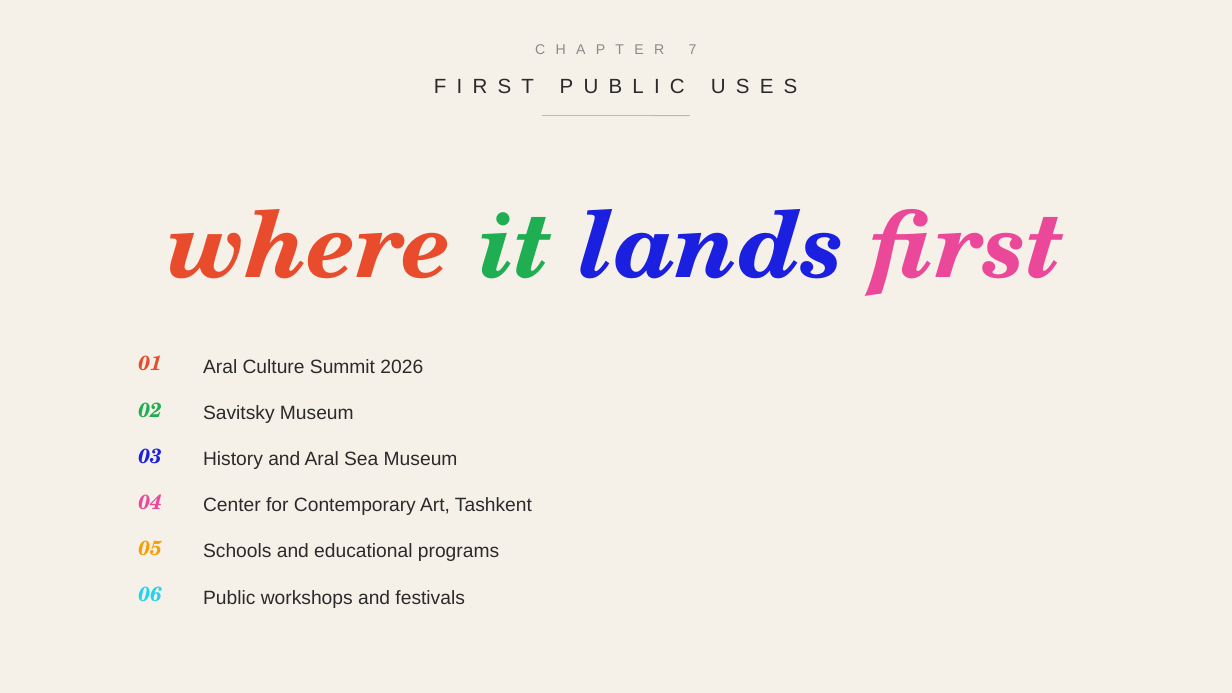
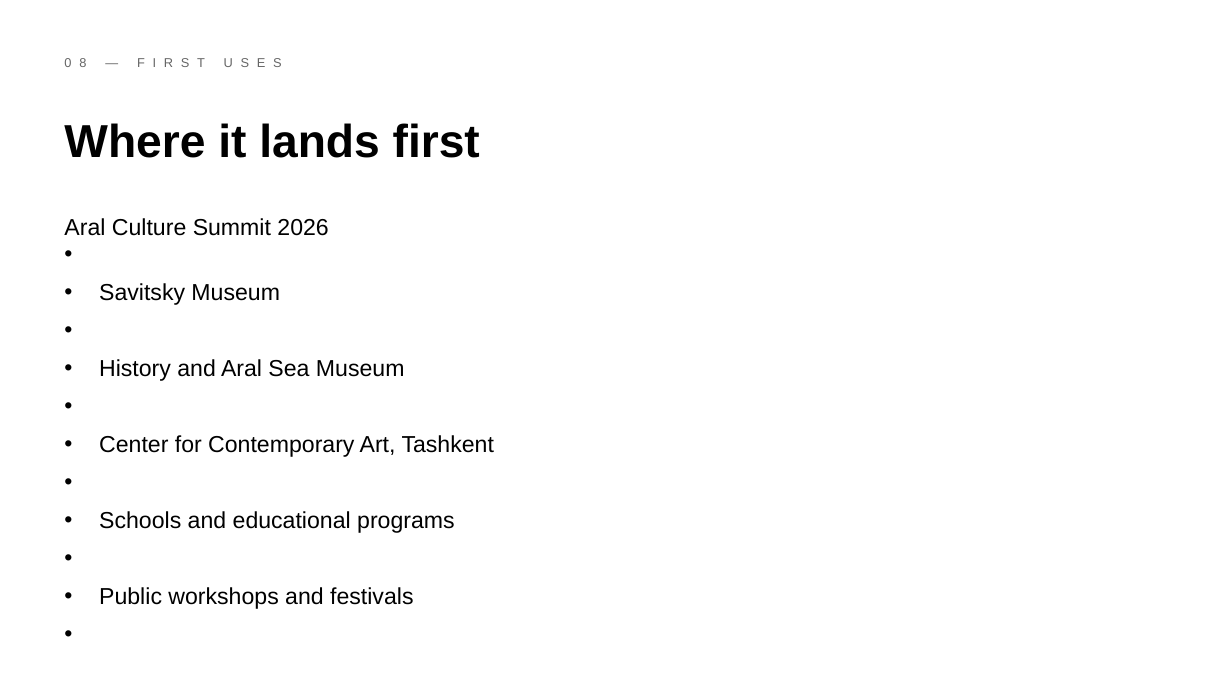
Before and after one commit to timateus/aral3d, a slide deck: slide 8 of public/aral3d-presentation.pptx. Drawn at 1232x693 pixels with LibreOffice and Linux fonts; fonts in the diff are those of the drawing. Boxes give left, top, right and bottom in pixels: in the first picture for what was removed or moved away, otherwise in the second. Text is boxed around its words. In the diff, an @@ line names an element or a change of style, - is before the commit and + after.

```diff
--- a/public/aral3d-presentation.pptx
+++ b/public/aral3d-presentation.pptx
@@ background #F5F0E8 to #FFFFFF @@
@@ text at (55, 46, 1177, 79): text changed; size 16 to 10 pt; text colour #2B2B2B to #666666 @@
-FIRST PUBLIC USES
+08 — FIRST USES
@@ text removed at (689, 44, 697, 54) @@
-CHAPTER 7
@@ line removed from (543, 116) to (690, 116) @@
@@ text at (64, 123, 480, 158): text changed; size 72 to 36 pt; font TeX Gyre Schola to Arial; text colour #E84C2C to #000000; italic off @@
-where it lands first
+Where it lands first
@@ text added at (64, 218, 494, 609), 18 pt, text #000000 @@
+• Aral Culture Summit 2026
+• Savitsky Museum
+• History and Aral Sea Museum
+• Center for Contemporary Art, Tashkent
+• Schools and educational programs
+• Public workshops and festivals
@@ text removed at (138, 355, 162, 371) @@
-01
@@ text removed at (203, 359, 423, 373) @@
-Aral Culture Summit 2026
@@ text removed at (138, 402, 162, 418) @@
-02
@@ text removed at (203, 405, 354, 423) @@
-Savitsky Museum
@@ text removed at (138, 448, 162, 464) @@
-03
@@ text removed at (203, 451, 458, 469) @@
-History and Aral Sea Museum
@@ text removed at (138, 494, 162, 510) @@
-04
@@ text removed at (203, 497, 532, 515) @@
-Center for Contemporary Art, Tashkent
@@ text removed at (138, 540, 162, 556) @@
-05
@@ text removed at (203, 543, 499, 561) @@
-Schools and educational programs
@@ text removed at (138, 586, 162, 602) @@
-06
@@ text removed at (203, 590, 464, 608) @@
-Public workshops and festivals
```
Also in this commit, not shown: 16 other slides changed, 18 other files.
